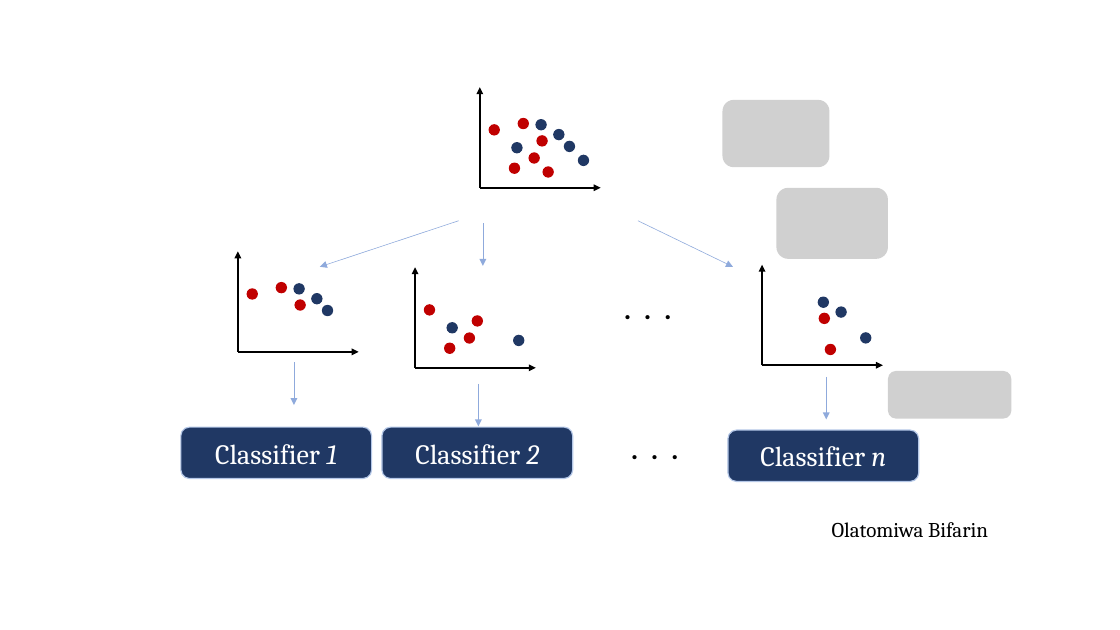
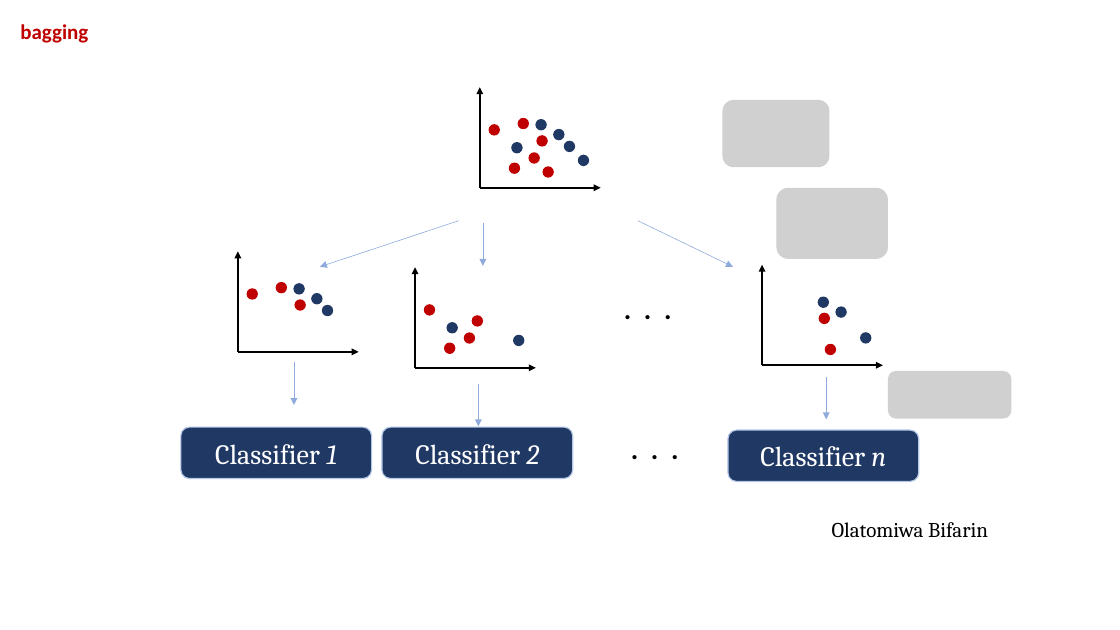
Before and after one commit to obifarin/machine-learning.ainotes, a slide deck: slide 12 of datasets/random_forest/illustrations.pptx (slide 5 before the commit). Drawn at 1120x630 pixels with LibreOffice and Linux fonts; fonts in the diff are those of the drawing; grey boxes stand for pictures. Boxes give left, top, right and bottom in pixels: in the first picture for what was removed or moved away, otherwise in the second. Text is boxed around its words. In the diff, an @@ line names an element or a change of style, - is before the commit and + after.

```diff
--- a/datasets/random_forest/illustrations.pptx
+++ b/datasets/random_forest/illustrations.pptx
@@ text added at (x1=20, y1=24, x2=88, y2=43), 18 pt, text #C00000, bold @@
+bagging
```
Also in this commit, not shown: 8 other slides changed, 3 slides added, 1 slide removed, 2 other files.
